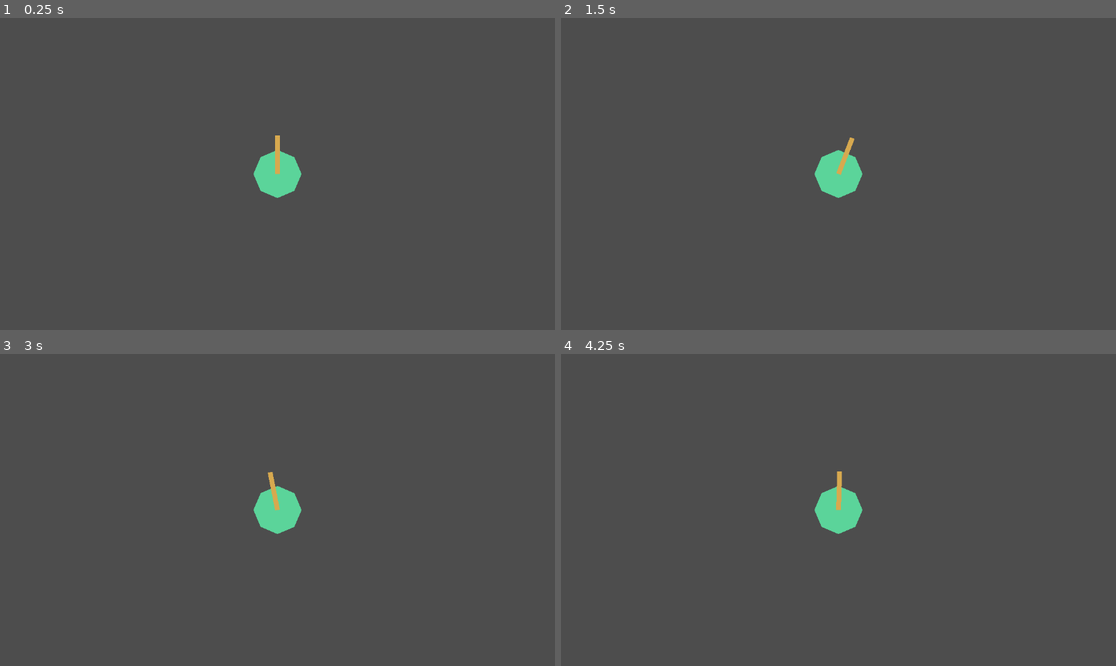
Above: before the commit, frames 1-4 (two rows, left to right).
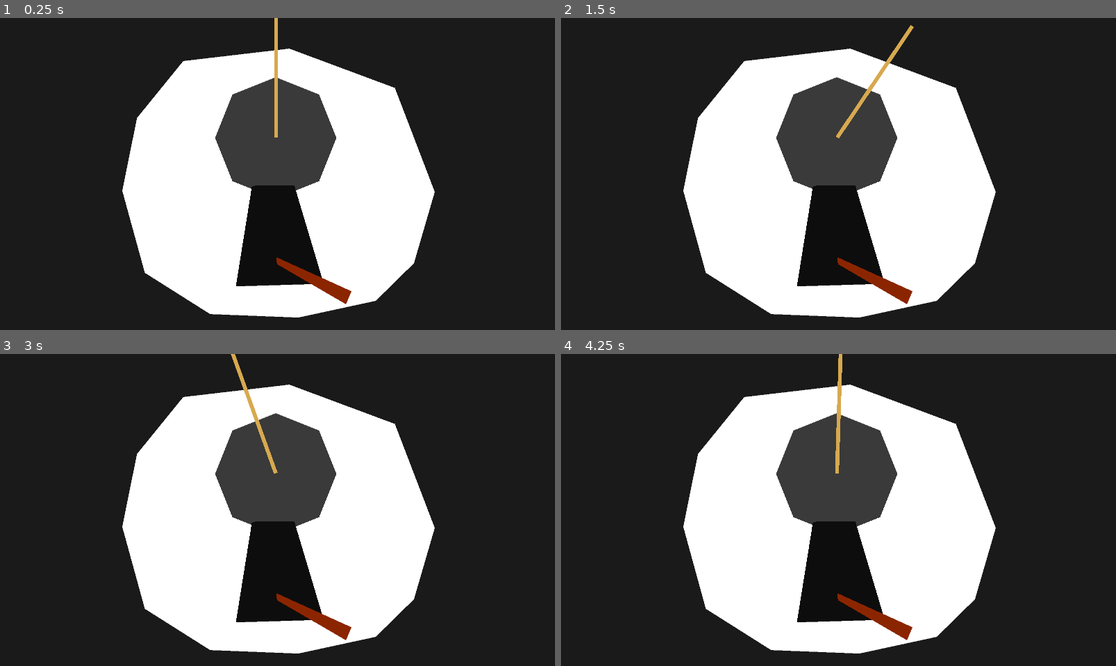
Above: after the commit, the same moments.

Repository: AdalSuUygur/godot-wild-jam-91
Game: Godot game, scene res://src/MiniGames/Lockpicking/lockpick_minigame.tscn
Same seed, same stepped clock (60 frames per second), same inputs: the game is played once before the commit and once after it. This scene is started directly instead of the project's main scene. Sound files missing from this copy of the repository are replaced by a short silence.
Inputs (mouse positions are in pixels of both pictures, inside the frame that each line leads up to):
- Up to frame 1 (0.25 s): no input
- Up to frame 2 (1.5 s): tap Enter at 0.5 s; move the mouse to (866, 174) at 0.52 s; hold Shift (Run) 0.53-1.28 s; hold D (Right) from 0.53 s (still down); tap Space (Jump) at 0.77, 1.25 s; move the mouse to (810, 174) at 1.27 s; tap Shift (Run) at 1.35 s
- Up to frame 3 (3 s): tap Space (Jump) at 1.52 s; move the mouse to (288, 503) at 2.02 s; release D (Right) at 2.03 s; hold A (Left) 2.03-2.78 s; hold Shift (Run) 2.03-2.78 s; move the mouse to (271, 516) at 2.77 s; hold D (Right) from 2.78 s (still down); tap Shift (Run) at 2.85 s
- Up to frame 4 (4.25 s): keep holding D (Right); tap Space (Jump) at 3.02, 3.77 s; move the mouse to (877, 513) at 3.52 s; hold Shift (Run) from 3.53 s (still down)

The runs differ from the first frame. In frame 1, 95% of the frame differs, in the area x 0-100%, y 0-100%; in frame 2, 95%; in frame 3, 95%; in frame 4, 95%.

Commit message:
added lockpick files

Diff:
--- a/godotjam/lockpick.gd
+++ b/godotjam/lockpick.gd
@@ -4,6 +4,7 @@
 @export var sensitivity: float = 0.3
 @export var keyhole_speed: float = 120.0
 @export var sweet_spot_range: float = 15.0
+@export var max_breaks: int = 3
 
 @onready var lockpick_pivot: Node2D            = $LockpickPivot
 @onready var keyhole_pivot: Node2D             = $KeyholePivot
@@ -25,18 +26,18 @@
 var is_breaking:   bool  = false
 var shake_time:    float = 0.0
 var pressure_time: float = 0.0
+var break_count:   int   = 0
 
 signal unlocked
 signal lockpick_broken
+signal out_of_picks
 
 func _ready() -> void:
 	position = get_viewport().get_visible_rect().size / 2
-	for child in $KeyholePivot.get_children():
-		child.position = Vector2.ZERO
-	for child in $LockpickPivot.get_children():
-		child.position = Vector2.ZERO
+	$KeyholePivot.get_node("KeyholeVisual").position = Vector2.ZERO
 	unlocked.connect(_on_unlocked)
 	lockpick_broken.connect(_on_lockpick_broken)
+	out_of_picks.connect(_on_out_of_picks)
 	Input.set_mouse_mode(Input.MOUSE_MODE_CAPTURED)
 	_place_sweet_spot()
 	lockpick_pivot.rotation_degrees = 0.0
@@ -69,12 +70,9 @@
 		keyhole_pivot.rotation_degrees += keyhole_speed * closeness * delta
 
 		if outside_sweet_spot:
-
+			shake_time += delta
 			pressure_time += delta
-
-			shake_time += delta
 			lockpick_pivot.rotation_degrees += sin(shake_time * 25.0) * 1.5
-
 			if pressure_time >= 1.0:
 				_start_breaking()
 				return
@@ -82,7 +80,6 @@
 			pressure_time = 0.0
 			shake_time = 0.0
 	else:
-		pressure_time = 0.0
 		shake_time = 0.0
 		keyhole_pivot.rotation_degrees = lerp(keyhole_pivot.rotation_degrees, 0.0, 8.0 * delta)
 
@@ -102,14 +99,17 @@
 	lockpick_pivot.rotation_degrees += sin(break_timer * 40.0) * 3.0
 	if break_timer >= LOCKPICK_BREAK_TIME:
 		is_breaking = false
+		break_count += 1
 		lockpick_broken.emit()
-		_reset_lockpick()
+		if break_count >= max_breaks:
+			out_of_picks.emit()
+		else:
+			_reset_lockpick()
 
 func _reset_lockpick() -> void:
 	lockpick_pivot.rotation_degrees = 0.0
 	keyhole_pivot.rotation_degrees  = 0.0
 	shake_time = 0.0
-	pressure_time = 0.0
 	_place_sweet_spot()
 	sound_move.play()
 
@@ -117,7 +117,7 @@
 	var rng := RandomNumberGenerator.new()
 	rng.randomize()
 	sweet_spot = snappedf(rng.randf_range(0.0, max_range), 1.0)
-	print("Sweet spot: ", sweet_spot)
+	print("Sweet spot: ", sweet_spot, " | Kalan hak: ", max_breaks - break_count)
 
 func _on_unlocked() -> void:
 	is_unlocked = true
@@ -129,4 +129,11 @@
 func _on_lockpick_broken() -> void:
 	sound_move.stop()
 	sound_break.play()
-	print("İğne kırıldı — yeni deneme")
+	print("İğne kırıldı! Kalan hak: ", max_breaks - break_count)
+
+func _on_out_of_picks() -> void:
+	sound_move.stop()
+	Input.set_mouse_mode(Input.MOUSE_MODE_VISIBLE)
+	print("Tüm haklar bitti — ana menüye dön")
+	# TODO: Ana menü hazır olunca şu satırı aç:
+	# get_tree().change_scene_to_file("res://scenes/MainMenu.tscn")
--- a/godotjam/project.godot
+++ b/godotjam/project.godot
@@ -18,6 +18,11 @@
 run/main_scene="uid://3mofxtfmkpri"
 config/features=PackedStringArray("4.6", "GL Compatibility")
 config/icon="res://icon.svg"
+
+[display]
+
+window/size/viewport_width=1920
+window/size/viewport_height=1080
 
 [input]
 
--- a/godotjam/src/MiniGames/Lockpicking/lockpick_minigame.tscn
+++ b/godotjam/src/MiniGames/Lockpicking/lockpick_minigame.tscn
@@ -8,18 +8,44 @@
 [node name="LockpickMinigame" type="Node2D" unique_id=53394269]
 script = ExtResource("1_buwar")
 
+[node name="Background" type="ColorRect" parent="." unique_id=712630731]
+offset_left = -960.0
+offset_top = -540.0
+offset_right = 960.0
+offset_bottom = 540.0
+color = Color(0.101960786, 0.101960786, 0.101960786, 1)
+
 [node name="KeyholePivot" type="Node2D" parent="." unique_id=1455336974]
+position = Vector2(-6, -125)
+
+[node name="Keyhole" type="Polygon2D" parent="KeyholePivot" unique_id=1531491896]
+position = Vector2(6, 125)
+polygon = PackedVector2Array(-486, -194, -326, -391, 41, -434, 406, -298, 544, 62, 472, 309, 340, 439, 72, 497, -233, 485, -459, 342, -537, 58)
 
 [node name="KeyholeVisual" type="Polygon2D" parent="KeyholePivot" unique_id=936201526]
-color = Color(0.35956925, 0.8331609, 0.60440713, 1)
-polygon = PackedVector2Array(50, 0, 35, 35, 0, 50, -35, 35, -50, 0, -35, -35, 0, -50, 35, -35)
+color = Color(0.22745098, 0.22745098, 0.22745098, 1)
+polygon = PackedVector2Array(210, 0, 150, 150, 0, 210, -150, 150, -210, 0, -150, -150, 0, -210, 150, -150)
+
+[node name="KeyholeHole" type="Polygon2D" parent="KeyholePivot" unique_id=432107142]
+position = Vector2(-17.793694, 0)
+scale = Vector2(0.8710602, 1)
+color = Color(0.054573774, 0.054573774, 0.05457376, 1)
+polygon = PackedVector2Array(-74, 166, -138, 514, 211, 505, 94, 164)
+
+[node name="ScrewdriverVisual" type="Polygon2D" parent="KeyholePivot/KeyholeHole" unique_id=432204617]
+position = Vector2(182, 122)
+color = Color(0.54509807, 0.14509805, 0, 1)
+polygon = PackedVector2Array(-159, 291, 139.21053, 409, 117.398026, 454, -157, 315)
 
 [node name="LockpickPivot" type="Node2D" parent="." unique_id=527840655]
+position = Vector2(-6, -125)
 
 [node name="LockpickVisual" type="Polygon2D" parent="LockpickPivot" unique_id=622255242]
+position = Vector2(0.75000006, -2)
+scale = Vector2(0.56250006, 2.2142856)
 color = Color(0.84433526, 0.6643319, 0.31101462, 1)
 texture_offset = Vector2(6.48, 74.755)
-polygon = PackedVector2Array(-5, 0, 5, 0, 5, -80, -5, -80)
+polygon = PackedVector2Array(-12, 0, 12, 0, 12, -106.78169, 12, -210, -12, -210)
 
 [node name="SoundBreak" type="AudioStreamPlayer2D" parent="." unique_id=662171445]
 stream = ExtResource("3_cctqf")
